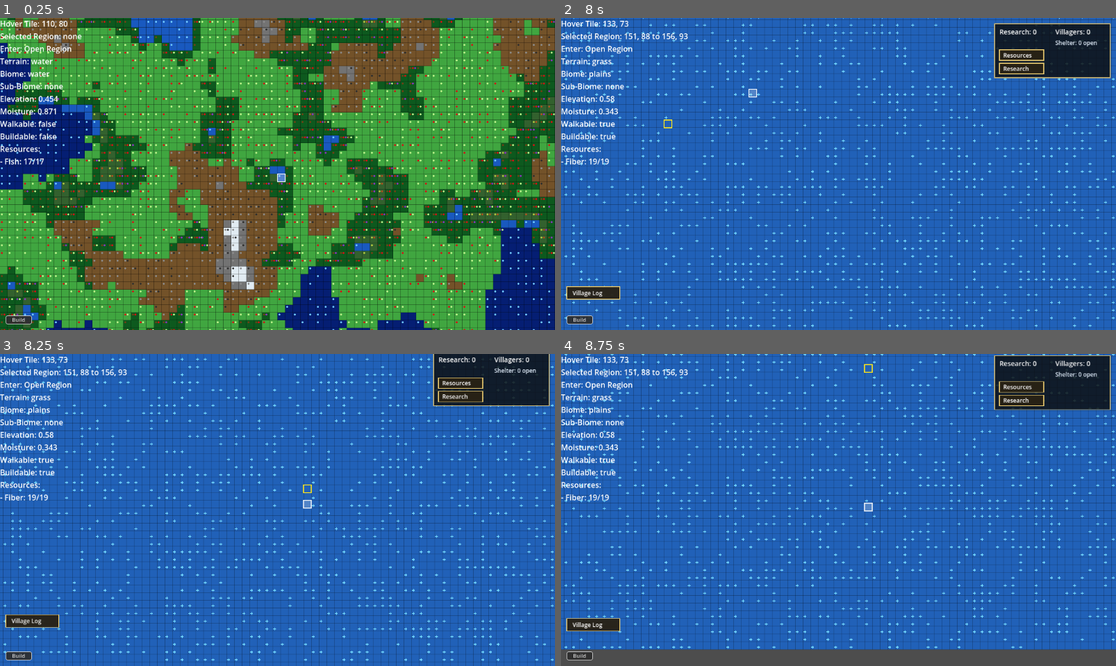
Above: before the commit, frames 1-4 (two rows, left to right).
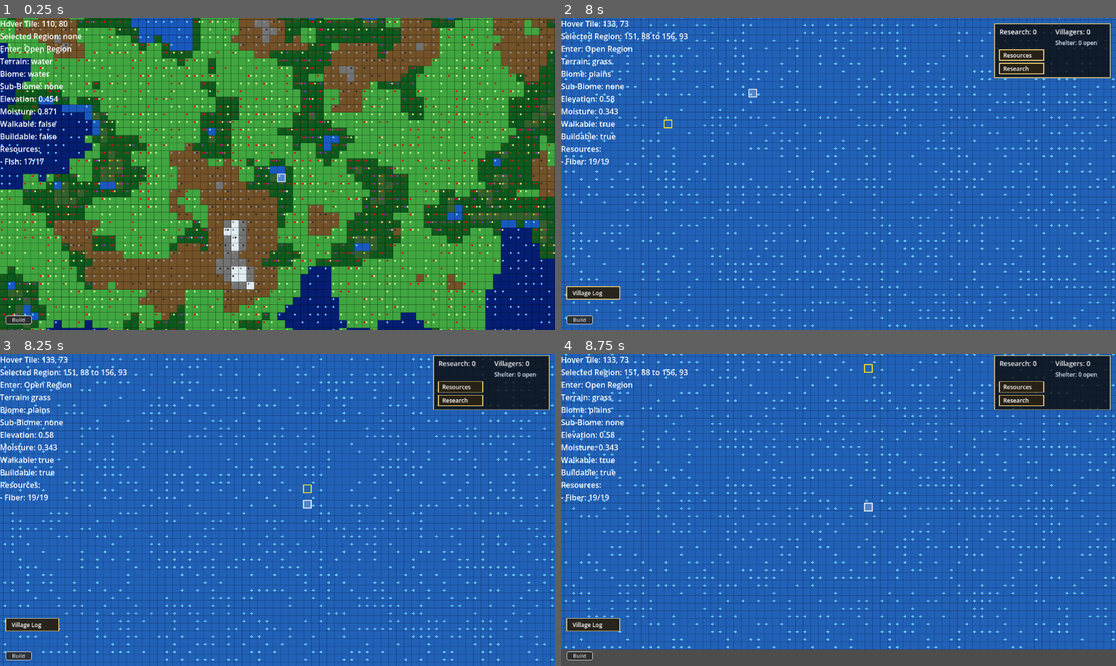
Above: after the commit, the same moments.

Repository: Shaladar79/era-span-sim
Game: Godot game, scene res://scenes/main/Main.tscn
Same seed, same stepped clock (60 frames per second), same inputs: the game is played once before the commit and once after it.
Inputs (mouse positions are in pixels of both pictures, inside the frame that each line leads up to):
- Up to frame 1 (0.25 s): no input
- Up to frame 2 (8 s): click "Build" at 0.5 s; click "Stone Age" at 1.25 s; click "Stone Age" at 2 s; click "Campfire" at 2.75 s; tap Enter at 3.5, 6.5 s; move the mouse to (960, 158) at 3.52 s; hold Right (ui_right) 3.53-4.25 s; tap R at 3.6, 5.3, 6.8 s; click (960, 158) at 3.67 s; tap Space at 3.77, 5, 6.77 s; drag from (727, 189) to (810, 236) at 4.27 s; move the mouse to (894, 105) at 5.02 s; hold Right (ui_right) 5.03-5.75 s; tap T at 5.1 s; drag from (810, 236) to (672, 127) at 5.77 s; move the mouse to (1005, 220) at 6.52 s; hold Left (ui_left) 6.53-7.25 s; tap C at 6.6 s; drag from (672, 127) to (755, 96) at 7.27 s
- Up to frame 3 (8.25 s): tap Space at 8 s; move the mouse to (305, 510) at 8.02 s; hold Down (ui_down) from 8.03 s (still down); tap Keypad Enter at 8.1 s; click (305, 510) at 8.17 s
- Up to frame 4 (8.75 s): keep holding Down (ui_down); tap R at 8.3 s

Frames 1-2 are identical in both runs. In frame 3, 1.6% of the frame differs, in the area x 0-100%, y 0-89%; in frame 4, nothing differs.

Commit message:
Restore region UI and improve villager hover stats

Diff:
--- a/scripts/region/region.gd
+++ b/scripts/region/region.gd
@@ -39,8 +39,8 @@
 const RESEARCH_PANEL_GAP: int = 4
 const RESEARCH_ROW_HEIGHT: int = 30
 
-const VILLAGER_HOVER_PANEL_WIDTH: int = 220
-const VILLAGER_HOVER_PANEL_HEIGHT: int = 190
+const VILLAGER_HOVER_PANEL_WIDTH: int = 250
+const VILLAGER_HOVER_PANEL_HEIGHT: int = 225
 const VILLAGER_HOVER_PANEL_OFFSET: Vector2 = Vector2(18, 18)
 
 const VILLAGE_LOG_BUTTON_WIDTH: int = 110
@@ -76,7 +76,7 @@
 var is_dragging_villager: bool = false
 var dragged_villager_id: int = 0
 var drag_assignment_tile: Vector2i = Vector2i(-1, -1)
-var simulation_paused: bool = false
+var simulation_paused: bool = true
 
 var storage_selector_open: bool = false
 var selected_storage_building_instance_id: int = 0
@@ -120,6 +120,7 @@
     update_hovered_tile()
 
     if simulation_paused:
+        queue_redraw()
         return
 
     update_villager_manager(delta)
@@ -147,6 +148,7 @@
     setup_villager_manager()
     close_storage_selector()
 
+    simulation_paused = true
     show_resource_inventory_panel = false
     show_research_panel = false
     show_village_log_panel = false
@@ -187,7 +189,7 @@
     is_dragging_villager = false
     dragged_villager_id = 0
     drag_assignment_tile = Vector2i(-1, -1)
-    simulation_paused = false
+    simulation_paused = true
     show_resource_inventory_panel = false
     show_research_panel = false
     show_village_log_panel = false
@@ -246,7 +248,7 @@
     is_dragging_villager = false
     dragged_villager_id = 0
     drag_assignment_tile = Vector2i(-1, -1)
-    simulation_paused = false
+    simulation_paused = true
     show_resource_inventory_panel = false
     show_research_panel = false
     show_village_log_panel = false
@@ -299,6 +301,10 @@
 
 func update_villager_manager(delta: float) -> void:
     var normal_housing_capacity: int = building_manager.get_normal_housing_capacity()
+
+    villager_manager.set_global_movement_speed_bonus(
+        research.get_villager_move_speed_bonus()
+    )
 
     var harvested_resources: Dictionary = villager_manager.update(
         delta,
@@ -1264,7 +1270,7 @@
         draw_string(
             ThemeDB.fallback_font,
             screen_position_to_world_position(
-                get_village_log_panel_screen_rect().position + Vector2(
+                panel_screen_rect.position + Vector2(
                     10,
                     46 + draw_row * VILLAGE_LOG_ROW_HEIGHT
                 )
@@ -1350,6 +1356,8 @@
 
     var villager_name: String = str(villager_data.get("name", "Villager"))
     var gender: String = str(villager_data.get("gender", "unknown"))
+    var level: float = float(villager_data.get("level", 0.0))
+    var speed: int = int(villager_data.get("speed", 100))
     var health_state: String = str(villager_data.get("health_state", "healthy"))
     var current_state: String = str(villager_data.get("state", "idle"))
     var is_housed: bool = bool(villager_data.get("is_housed", false))
@@ -1387,6 +1395,18 @@
     )
 
     text_y += 18.0
+
+    draw_string(
+        ThemeDB.fallback_font,
+        screen_position_to_world_position(Vector2(text_x, text_y)),
+        "Level: " + str(snappedf(level, 0.1)) + "    Speed: " + str(speed),
+        HORIZONTAL_ALIGNMENT_LEFT,
+        -1,
+        body_font_size,
+        Color(0.90, 0.95, 1.0, 1.0)
+    )
+
+    text_y += 16.0
 
     draw_string(
         ThemeDB.fallback_font,
--- a/scripts/region/villager_manager.gd
+++ b/scripts/region/villager_manager.gd
@@ -21,6 +21,9 @@
 
 const MAX_BELONGINGS: int = 2
 const CURRENT_NAME_ERA: String = VillagerNameGenerator.NAME_ERA_STONE
+
+const BASE_SPEED: int = 100
+const MIN_SPEED: int = 10
 
 const SKILL_GATHERING: String = "gathering"
 const SKILL_WOOD_WORKING: String = "wood_working"
@@ -121,6 +124,7 @@
 
 var harvest_speed_multiplier: float = 1.0
 var harvest_yield_multiplier: float = 1.0
+var global_movement_speed_bonus: float = 0.0
 var population_growth_timer: float = 0.0
 
 
@@ -149,6 +153,7 @@
     next_villager_id = 1
     population_growth_timer = 0.0
     event_messages_this_frame.clear()
+    global_movement_speed_bonus = 0.0
 
     var center := Vector2i(region_width / 2, region_height / 2)
 
@@ -162,7 +167,10 @@
         Vector2i(-1, 1),
         Vector2i(1, -1),
         Vector2i(-1, -1),
-        Vector2i(2, 0)
+        Vector2i(2, 0),
+        Vector2i(-2, 0),
+        Vector2i(0, 2),
+        Vector2i(0, -2)
     ]
 
     var spawned_count: int = 0
@@ -174,12 +182,9 @@
         var offset_variant: Variant = spawn_offsets[offset_index]
         var offset: Vector2i = offset_variant
         var requested_tile: Vector2i = center + offset
-        var spawn_tile: Vector2i = find_nearest_walkable_tile(requested_tile)
+        var spawn_tile: Vector2i = find_nearest_available_spawn_tile(requested_tile)
 
         if not is_tile_in_bounds(spawn_tile):
-            continue
-
-        if is_villager_on_tile(spawn_tile):
             continue
 
         var forced_skill: String = ""
@@ -194,8 +199,79 @@
 
         spawned_count += 1
 
+    while spawned_count < STARTING_POPULATION:
+        var fallback_tile: Vector2i = find_nearest_available_spawn_tile(center)
+
+        if not is_tile_in_bounds(fallback_tile):
+            break
+
+        var forced_fallback_skill: String = ""
+
+        if spawned_count < STARTING_SPECIALIST_SKILLS.size():
+            forced_fallback_skill = str(STARTING_SPECIALIST_SKILLS[spawned_count])
+
+        spawn_villager_at_tile(
+            fallback_tile,
+            forced_fallback_skill
+        )
+
+        spawned_count += 1
+
+    update_all_villager_speed_stats()
+
     print("Starting Population: ", villagers.size())
     print_villager_roster()
+
+
+func set_global_movement_speed_bonus(new_bonus: float) -> void:
+    global_movement_speed_bonus = max(0.0, new_bonus)
+    update_all_villager_speed_stats()
+
+
+func get_movement_speed_multiplier_for_villager(villager_data: Dictionary) -> float:
+    var speed: int = int(villager_data.get("speed", BASE_SPEED))
+
+    return max(
+        0.1,
+        float(speed) / float(BASE_SPEED)
+    )
+
+
+func get_adjusted_move_interval_for_villager(villager_data: Dictionary) -> float:
+    return VILLAGER_MOVE_INTERVAL / get_movement_speed_multiplier_for_villager(villager_data)
+
+
+func update_all_villager_speed_stats() -> void:
+    for villager_index in range(villagers.size()):
+        var villager_variant: Variant = villagers[villager_index]
+
+        if typeof(villager_variant) != TYPE_DICTIONARY:
+            continue
+
+        var villager_data: Dictionary = villager_variant
+        update_villager_speed_stat(villager_data)
+        villagers[villager_index] = villager_data
+
+
+func update_villager_speed_stat(villager_data: Dictionary) -> void:
+    var base_speed: int = int(villager_data.get("base_speed", BASE_SPEED))
+    var bonus_speed: int = int(round(float(BASE_SPEED) * global_movement_speed_bonus))
+
+    villager_data["base_speed"] = base_speed
+    villager_data["speed"] = max(MIN_SPEED, base_speed + bonus_speed)
+
+
+func get_villager_level_from_skills(skills: Dictionary) -> float:
+    if SKILL_IDS.is_empty():
+        return 0.0
+
+    var total_skill_levels: int = 0
+
+    for skill_index in range(SKILL_IDS.size()):
+        var skill_id: String = str(SKILL_IDS[skill_index])
+        total_skill_levels += int(skills.get(skill_id, 0))
+
+    return float(total_skill_levels) / float(SKILL_IDS.size())
 
 
 func process_population_growth(
@@ -301,6 +377,9 @@
         used_names,
         CURRENT_NAME_ERA
     )
+
+    var generated_skills: Dictionary = generate_villager_skills(forced_specialist_skill)
+    var villager_level: float = get_villager_level_from_skills(generated_skills)
 
     var villager_data := {
         "id": next_villager_id,
@@ -316,12 +395,17 @@
         "assigned_harvest_center": NO_ASSIGNED_AREA,
         "assigned_harvest_radius": 0,
         "is_housed": false,
-        "skills": generate_villager_skills(forced_specialist_skill),
+        "skills": generated_skills,
+        "level": villager_level,
+        "base_speed": BASE_SPEED,
+        "speed": BASE_SPEED,
         "belongings": [],
         "max_belongings": MAX_BELONGINGS,
         "statuses": [],
         "health_state": HEALTH_STATE_HEALTHY
     }
+
+    update_villager_speed_stat(villager_data)
 
     villagers.append(villager_data)
     next_villager_id += 1
@@ -458,6 +542,7 @@
     event_messages_this_frame.clear()
     did_change_tiles = false
 
+    update_all_villager_speed_stats()
     auto_assign_villager_housing(normal_housing_capacity)
     process_population_growth(delta, normal_housing_capacity)
 
@@ -680,7 +765,7 @@
     if is_tile_in_bounds(next_tile) and is_tile_walkable_for_villager(next_tile):
         villager_data["tile"] = next_tile
         villager_data["world_position"] = tile_to_world_center(next_tile)
-        villager_data["move_timer"] = VILLAGER_MOVE_INTERVAL
+        villager_data["move_timer"] = get_adjusted_move_interval_for_villager(villager_data)
     else:
         villager_data["state"] = VILLAGER_STATE_IDLE
         villager_data["target_tile"] = Vector2i(-1, -1)
@@ -1011,6 +1096,9 @@
     if is_tree_wood_tile(tile_data):
         return true
 
+    if is_stone_pathable_resource_tile(tile_data):
+        return true
+
     return false
 
 
@@ -1030,6 +1118,33 @@
         var resource_id: String = str(resource_dict.get("id", ""))
 
         if resource_id == RESOURCE_WOOD:
+            return true
+
+    return false
+
+
+func is_stone_pathable_resource_tile(tile_data: Dictionary) -> bool:
+    var resources: Array = tile_data.get("resources", [])
+
+    if resources.is_empty():
+        return false
+
+    for resource_index in range(resources.size()):
+        var resource_variant: Variant = resources[resource_index]
+
+        if typeof(resource_variant) != TYPE_DICTIONARY:
+            continue
+
+        var resource_dict: Dictionary = resource_variant
+        var resource_id: String = str(resource_dict.get("id", ""))
+
+        if resource_id == RESOURCE_STONE:
+            return true
+
+        if resource_id == RESOURCE_FLINT:
+            return true
+
+        if resource_id == RESOURCE_CLAY:
             return true
 
     return false
@@ -1254,6 +1369,8 @@
 func print_villager_summary(villager_data: Dictionary) -> void:
     var villager_name: String = str(villager_data.get("name", "Villager"))
     var gender: String = str(villager_data.get("gender", "unknown"))
+    var level: float = float(villager_data.get("level", 0.0))
+    var speed: int = int(villager_data.get("speed", BASE_SPEED))
     var skills: Dictionary = villager_data.get("skills", {})
 
     print(
@@ -1262,7 +1379,11 @@
         " (",
         gender,
         ") ",
-        "Gathering ",
+        "Level ",
+        snappedf(level, 0.1),
+        ", Speed ",
+        speed,
+        ", Gathering ",
         int(skills.get(SKILL_GATHERING, 0)),
         ", Wood ",
         int(skills.get(SKILL_WOOD_WORKING, 0)),
